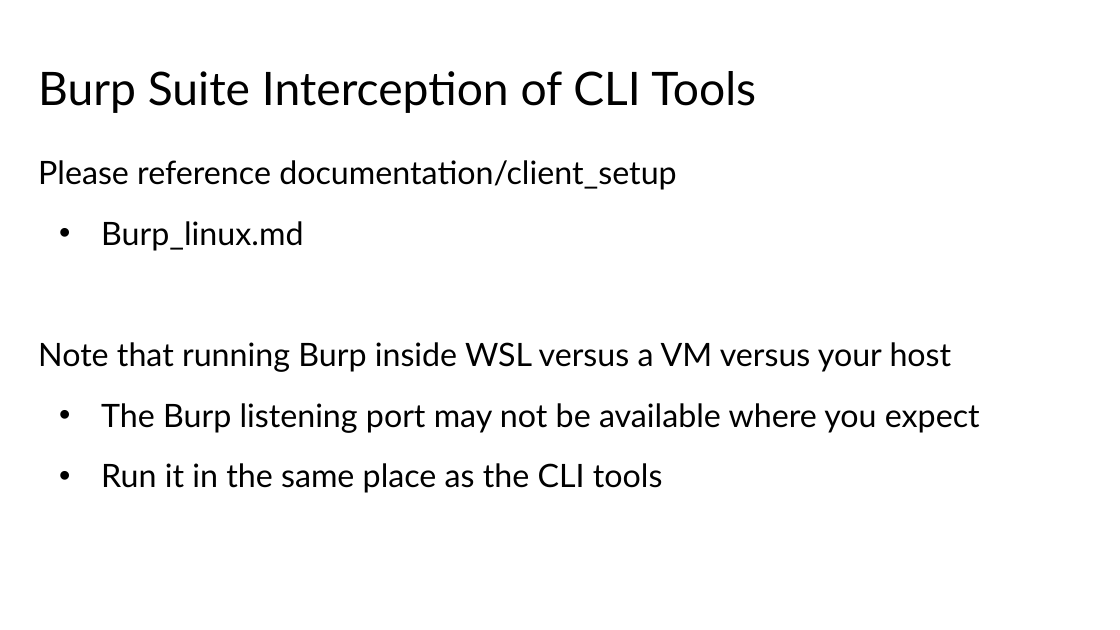
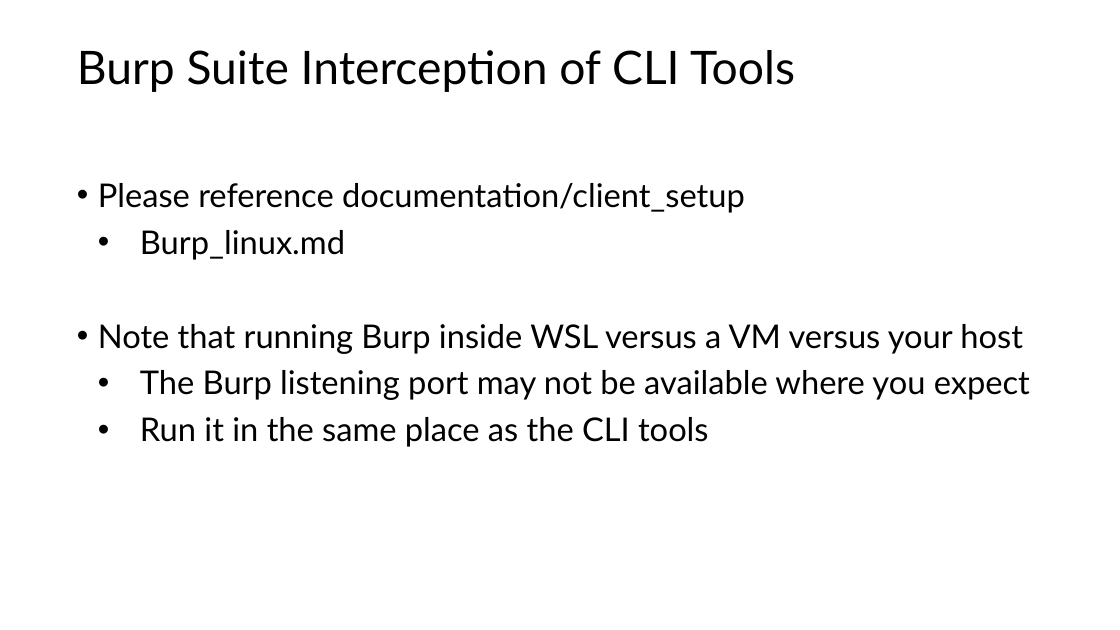
Before and after one commit to rbeede/pen-testing-cloud-apis, a slide deck: slide 6 of workshop_event/Pen-Testing Cloud REST APIs - 2025.pptx. Drawn at 1120x630 pixels with LibreOffice and Linux fonts; fonts in the diff are those of the drawing. Boxes give left, top, right and bottom in pixels: in the first picture for what was removed or moved away, otherwise in the second. Text is boxed around its words. In the diff, an @@ line names an element or a change of style, - is before the commit and + after.

Commit message:
Updated slides
Moved learning material to markdown wiki. Slides are for the live workshop.

```diff
--- a/workshop_event/Pen-Testing Cloud REST APIs - 2025.pptx
+++ b/workshop_event/Pen-Testing Cloud REST APIs - 2025.pptx
@@ title "Burp Suite Interception of CLI ...": place and size @@
-title "Burp Suite Interception of CLI ..." at bbox=[38, 71, 756, 113]
+title "Burp Suite Interception of CLI ..." at bbox=[77, 50, 795, 92]
@@ text "Please reference documentation/client_setup": place and size @@
-text "Please reference documentation/client_setup" at bbox=[38, 160, 980, 493]
+text "Please reference documentation/client_setup" at bbox=[98, 183, 1030, 447]
@@ text "Please reference documentation/client_setup" at bbox=[98, 183, 1030, 447]: size 27.6 to 28 pt; bullet none to •; less space between paragraphs @@
```
Also in this commit, not shown: 2 other slides changed, 3 slides removed.
